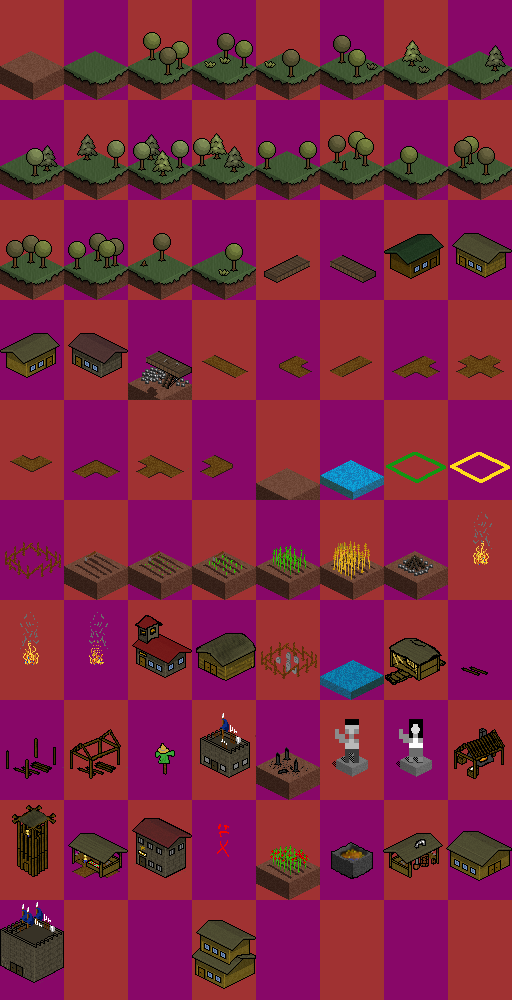
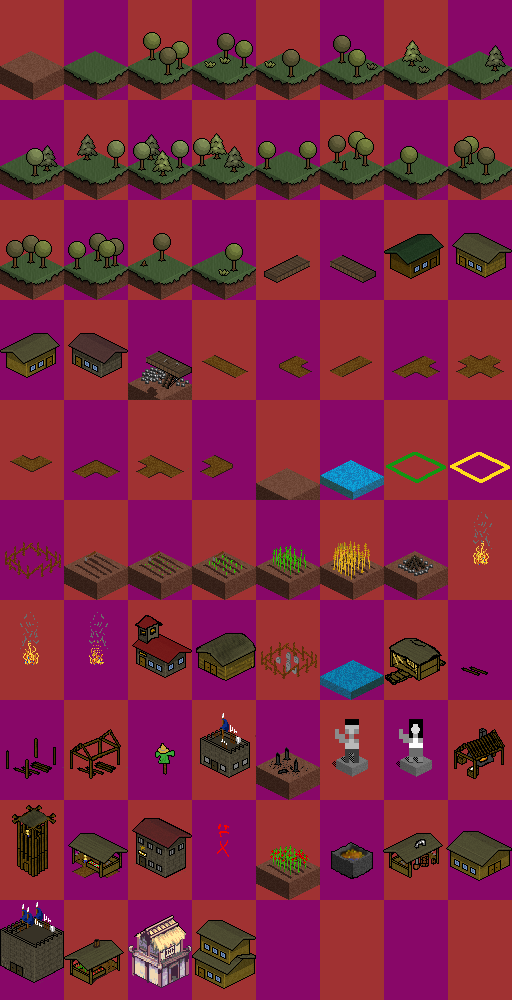
Comparing the layer stacks of the two 512px x 1000px images. Changes:
painted on "Pasted Layer" over <box>64,915,192,988</box>
